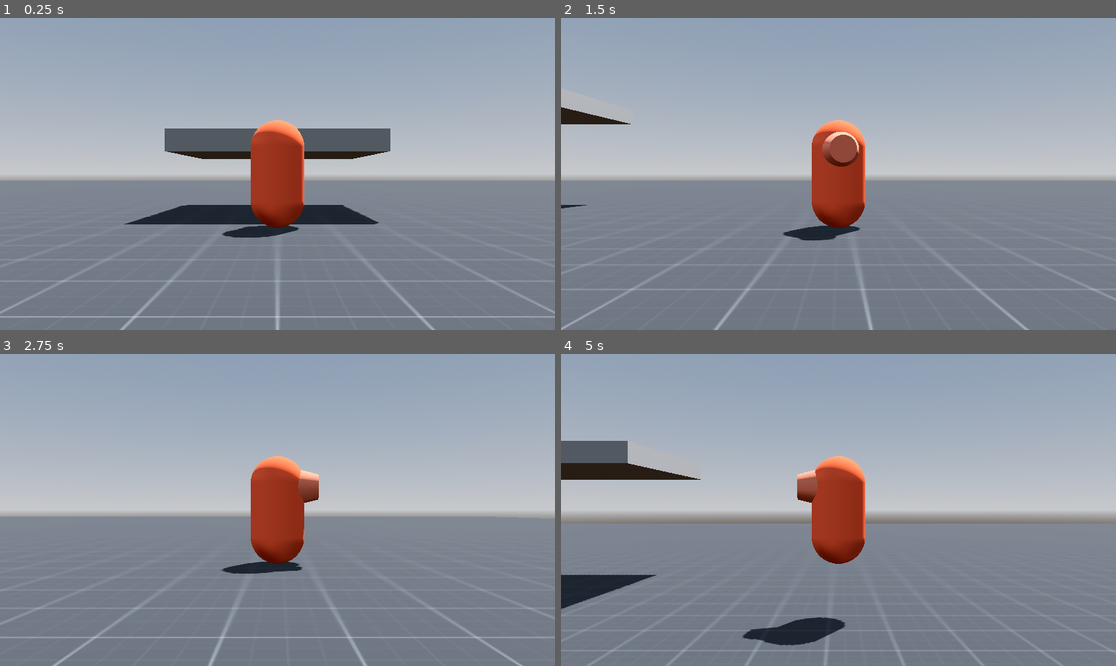
Above: before the commit, frames 1-4 (two rows, left to right).
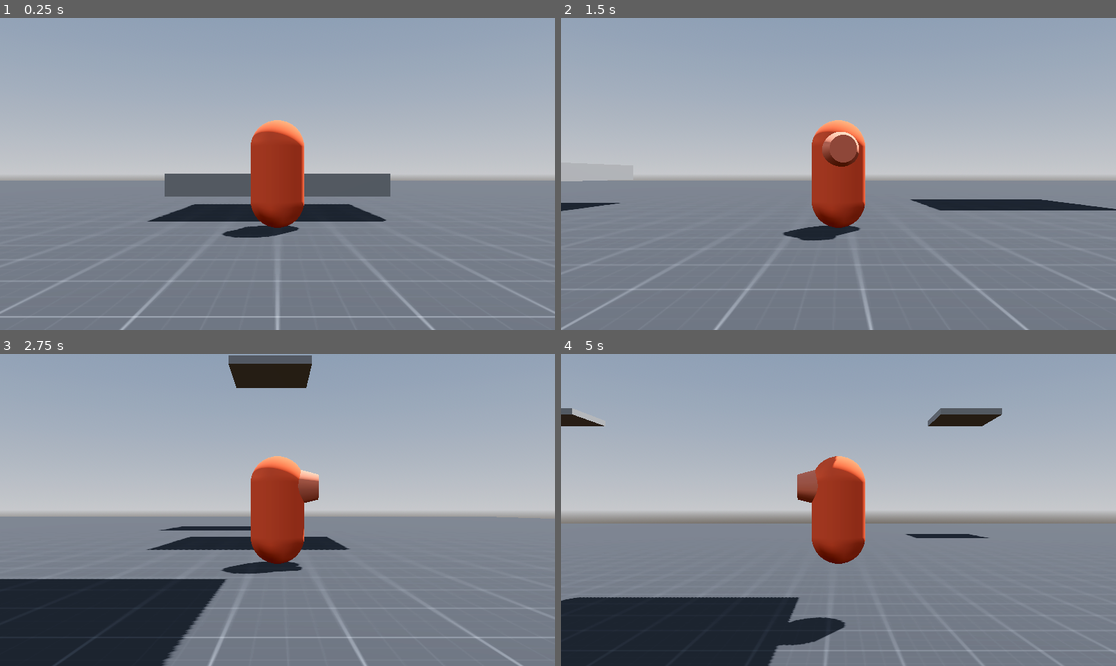
Above: after the commit, the same moments.

Repository: andersonmadeira/3d-character-controller
Game: Godot game, scene res://scenes/playground.tscn
Same seed, same stepped clock (60 frames per second), same inputs: the game is played once before the commit and once after it.
Inputs (mouse positions are in pixels of both pictures, inside the frame that each line leads up to):
- Up to frame 1 (0.25 s): no input
- Up to frame 2 (1.5 s): tap Enter at 0.5 s; move the mouse to (960, 158) at 0.52 s; hold D (move_right) 0.53-1.28 s; hold Shift (run) 0.53-1.28 s; click (960, 158) at 0.67 s; tap Space (jump) at 0.77 s; move the mouse to (727, 189) at 1.27 s; hold S (move_down) from 1.28 s (still down); tap Shift (run) at 1.35 s
- Up to frame 3 (2.75 s): tap Space (jump) at 1.52 s; move the mouse to (333, 441) at 2.02 s; release S (move_down) at 2.03 s; hold D (move_right) from 2.03 s (still down); hold Shift (run) from 2.03 s (still down)
- Up to frame 4 (5 s): move the mouse to (810, 572) at 2.77 s; release D (move_right) at 2.78 s; release Shift (run) at 2.78 s; hold W (move_up) 2.78-3.53 s; tap Shift (run) at 2.85, 4.35 s; click (810, 572) at 2.92 s; tap Space (jump) at 3.02, 3.77, 4.52 s; move the mouse to (1005, 556) at 3.52 s; hold Shift (run) 3.53-4.28 s; hold A (move_left) from 3.53 s (still down); move the mouse to (672, 463) at 4.27 s

The runs differ from the first frame. In frame 1, 5.8% of the frame differs, in the area x 22-71%, y 35-67%; in frame 2, 1.5%; in frame 3, 12%; in frame 4, 12%, in the area x 0-80%, y 17-100%.

Commit message:
fix: movement of platforms is move deterministic

Diff:
--- a/scenes/playground.tscn
+++ b/scenes/playground.tscn
@@ -99,5 +99,29 @@
 fov = 40.0
 
 [node name="MovingPlatform" parent="." instance=ExtResource("4_uosqv")]
-transform = Transform3D(1, 0, 0, 0, 1, 0, 0, 0, 1, 0, 1.75355, 0)
-destination = Vector3(0, 5, 0)
+transform = Transform3D(1, 0, 0, 0, 1, 0, 0, 0, 1, 0, 0.75355, 0)
+destination = Vector3(0, 10, 0)
+
+[node name="MovingPlatform2" parent="." instance=ExtResource("4_uosqv")]
+transform = Transform3D(1, 0, 0, 0, 1, 0, 0, 0, 1, 24, 10, 0)
+destination = Vector3(6, 10, 0)
+
+[node name="MovingPlatform3" parent="." instance=ExtResource("4_uosqv")]
+transform = Transform3D(1, 0, 0, 0, 1, 0, 0, 0, 1, -24, 10, 0)
+destination = Vector3(-6, 10, 0)
+
+[node name="MovingPlatform4" parent="." instance=ExtResource("4_uosqv")]
+transform = Transform3D(1, 0, 0, 0, 1, 0, 0, 0, 1, -17, 10, -6)
+destination = Vector3(-17, 10, -26)
+
+[node name="MovingPlatform5" parent="." instance=ExtResource("4_uosqv")]
+transform = Transform3D(1, 0, 0, 0, 1, 0, 0, 0, 1, 18, 10, -6)
+destination = Vector3(18, 10, -26)
+
+[node name="MovingPlatform6" parent="." instance=ExtResource("4_uosqv")]
+transform = Transform3D(1, 0, 0, 0, 1, 0, 0, 0, 1, 18, 10, 6)
+destination = Vector3(18, 10, 26)
+
+[node name="MovingPlatform7" parent="." instance=ExtResource("4_uosqv")]
+transform = Transform3D(1, 0, 0, 0, 1, 0, 0, 0, 1, -17, 10, 6)
+destination = Vector3(-17, 10, 26)
--- a/scripts/moving_platform.gd
+++ b/scripts/moving_platform.gd
@@ -1,8 +1,10 @@
 extends Node3D
 class_name MovingPlatform
 
-@export var speed: float = 1
-@export var idle_time: float = 1
+# TODO: In the editor, trace a line from origin to destination to help designing the level
+
+@export var move_time: float = 5
+@export var idle_time: float = 2
 @export var destination: Vector3
 @onready var animatable_body: AnimatableBody3D = $AnimatableBody3D
 @onready var idle_timer: Timer = $IdleTimer
@@ -12,35 +14,24 @@
 var _origin: Vector3
 var _current_target: Vector3
 var _direction: Direction = Direction.Backward
-var _stopped: bool = true
 
 func _ready() -> void:
 	_origin = global_position
 	_current_target = destination
+	_move()
 
-func _physics_process(delta: float) -> void:
-	if _stopped:
-		return
+func _move() -> void:
+	var tween = get_tree().create_tween().bind_node(self).set_trans(Tween.TRANS_CUBIC).set_ease(Tween.EASE_IN_OUT)
+	tween.tween_property(animatable_body, "global_position", _current_target, move_time)
+	tween.tween_callback(_finish_movement)
 
-	# FIXME: This is not going to the end, need a way to check that reached destination, using tweens?
-	animatable_body.global_position = \
-		animatable_body.global_position.lerp(_current_target, delta * speed)
-
-	var distance = animatable_body.global_position.distance_squared_to(_current_target)
-
-	print(distance)
-
-	if distance < 0.1:
-		_stop()
-
-func _stop() -> void:
-	_stopped = true
+func _finish_movement() -> void:
 	idle_timer.wait_time = idle_time
 	idle_timer.start()
 
 func _on_idle_timer_timeout() -> void:
 	_switch_direction()
-	_stopped = false
+	_move()
 
 func _switch_direction() -> void:
 	if _direction == Direction.Forward:
